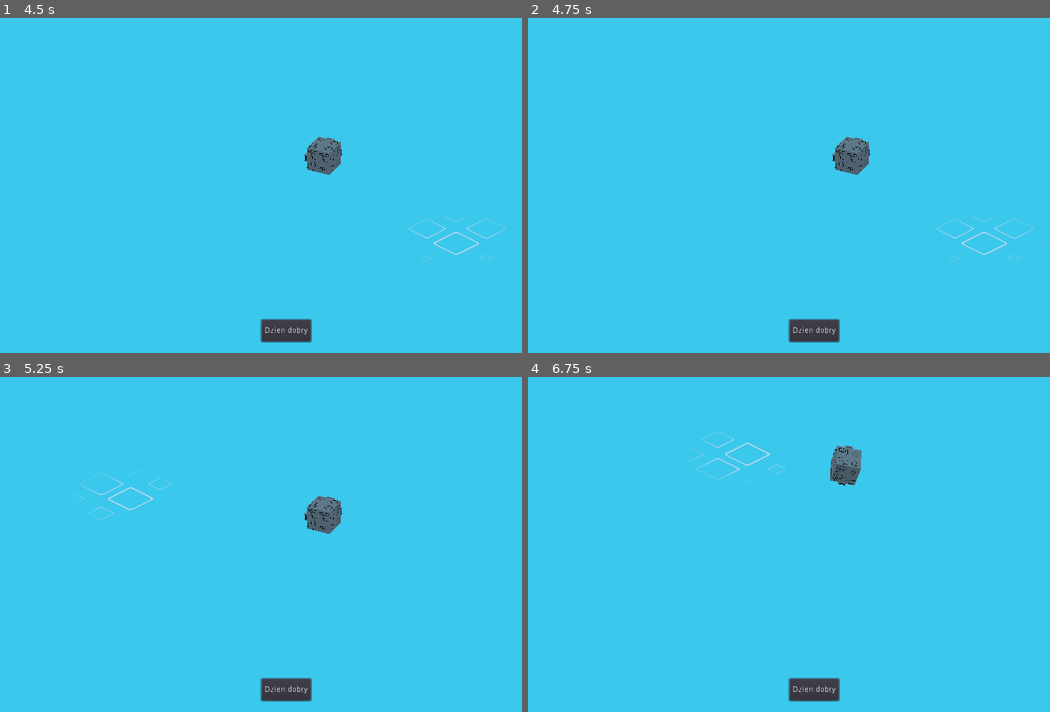
Above: before the commit, frames 1-4 (two rows, left to right).
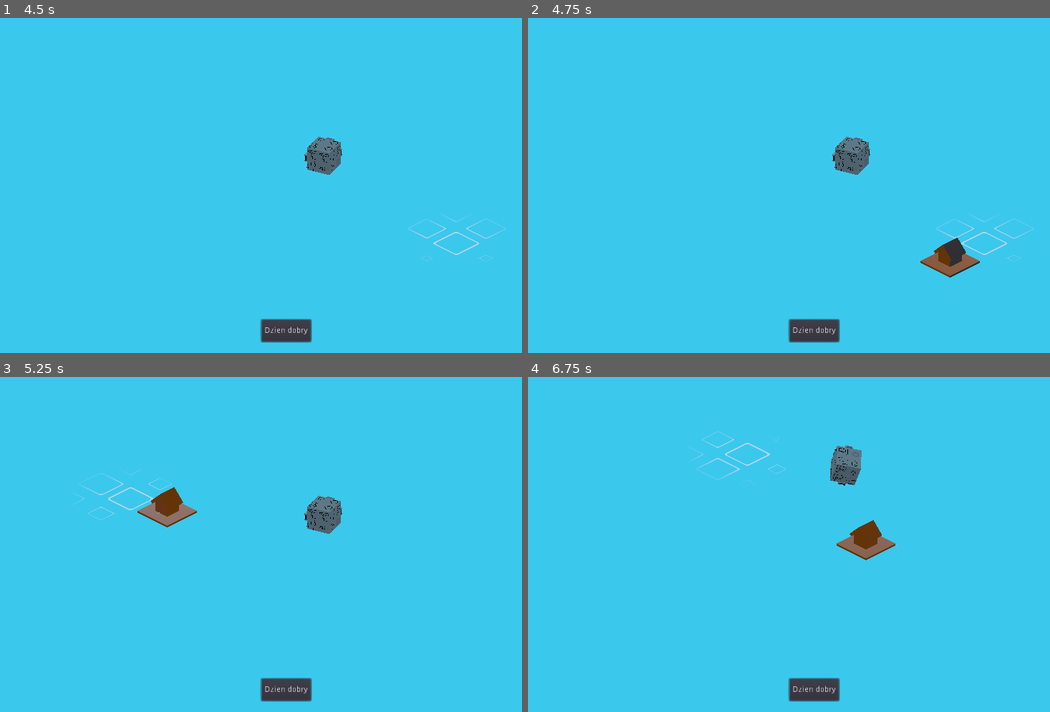
Above: after the commit, the same moments.

Repository: RudyMis/roll-the-dice
Game: Godot game, scene res://scenes/grid.tscn
Same seed, same stepped clock (60 frames per second), same inputs: the game is played once before the commit and once after it. The project has no main scene, so this scene is started directly.
Inputs (mouse positions are in pixels of both pictures, inside the frame that each line leads up to):
- Up to frame 1 (4.5 s): click "Dzien dobry" at 0.5 s; move the mouse to (412, 168) at 1.27 s; press the mouse at (412, 168) at 1.28 s; hold Right (right) 1.28-2.03 s; move the mouse to (172, 202) at 2.02 s; release the mouse at (172, 202) at 2.03 s; hold Left (left) 2.03-2.78 s; right-click (172, 202) at 2.1 s; move the mouse to (344, 111) at 2.77 s; press the mouse at (344, 111) at 2.78 s; hold Right (right) 2.78-4.28 s; move the mouse to (255, 252) at 3.52 s; release the mouse at (255, 252) at 3.53 s; right-click (255, 252) at 3.6 s; click (255, 252) at 3.67 s; move the mouse to (459, 235) at 4.27 s; press the mouse at (459, 235) at 4.28 s; hold Left (left) from 4.28 s (still down)
- Up to frame 2 (4.75 s): keep holding Left (left)
- Up to frame 3 (5.25 s): keep holding Left (left); move the mouse to (114, 494) at 5.02 s; release the mouse at (114, 494) at 5.03 s; right-click (114, 494) at 5.1 s
- Up to frame 4 (6.75 s): move the mouse to (841, 544) at 5.77 s; press the mouse at (841, 544) at 5.78 s; tap Enter at 6.5 s; move the mouse to (726, 460) at 6.52 s; release Left (left) at 6.53 s; release the mouse at (726, 460) at 6.53 s; hold Right (right) from 6.53 s (still down); right-click (726, 460) at 6.6 s

Frame 1 is identical in both runs. In frame 2, 0.7% of the frame differs, in the area x 75-87%, y 65-78%; in frame 3, 0.7%, in the area x 26-38%, y 32-45%; in frame 4, 0.7%.

Commit message:
DiceController signal fix

Diff:
--- a/scenes/grid.tscn
+++ b/scenes/grid.tscn
@@ -28,3 +28,5 @@
 [node name="Tween" type="Tween" parent="nice_grid"]
 
 [node name="DiceController" parent="." instance=ExtResource( 1 )]
+
+[connection signal="rolled" from="DiceController" to="." method="_on_roll"]
